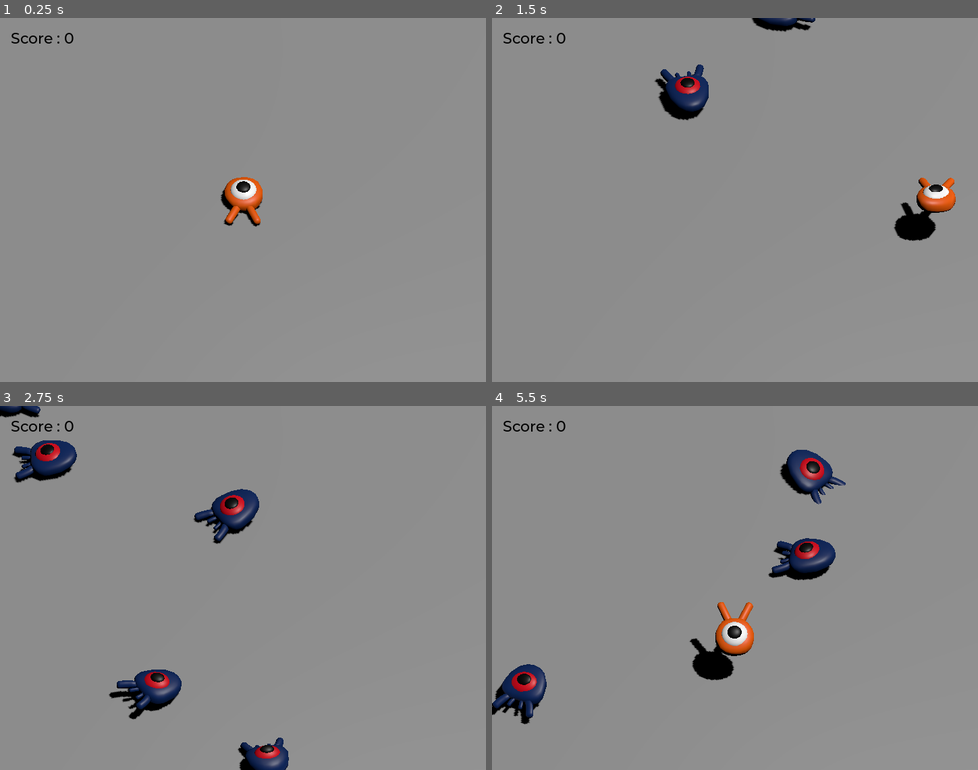
Above: before the commit, frames 1-4 (two rows, left to right).
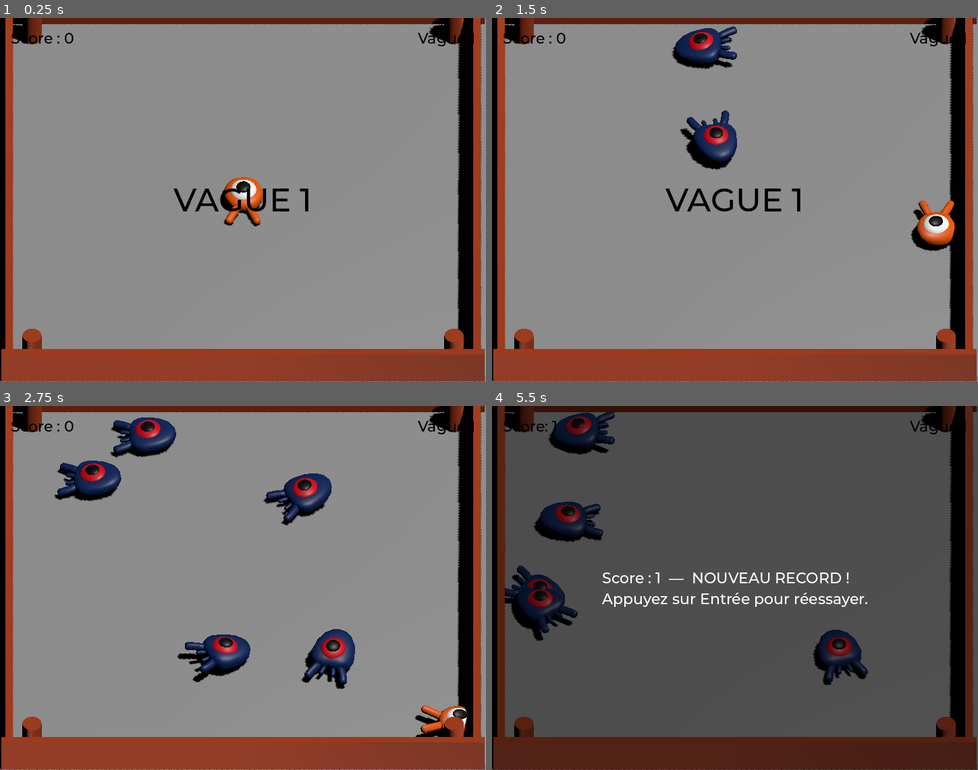
Above: after the commit, the same moments.

Repository: Noahcnci/serious-game-vr-ci3
Game: Godot game, scene res://main.tscn
The game is run twice, just before and just after one commit, with the same random seed, the same clock (stepped at 60 frames per second) and the same inputs.
Inputs:
- Up to frame 1 (0.25 s): no input
- Up to frame 2 (1.5 s): tap Enter (ui_accept) at 0.5 s; hold Right (move_right) 0.53-1.28 s; tap Space (jump) at 0.6, 0.77, 1.07, 1.35 s; hold Down (move_back) from 1.28 s (still down)
- Up to frame 3 (2.75 s): tap Space (jump) at 1.52, 1.82, 2.1 s; release Down (move_back) at 2.03 s; hold Right (move_right) from 2.03 s (still down)
- Up to frame 4 (5.5 s): release Right (move_right) at 2.78 s; hold Up (move_forward) 2.78-3.53 s; tap Space (jump) at 2.85, 3.02, 3.32, 3.6, 3.77, 4.07, 4.35, 4.52, 4.82, 5.1 s; hold Left (move_left) 3.53-5.03 s; hold Down (move_back) from 5.03 s (still down)

The runs differ from the first frame. In frame 1, 19% of the frame differs, in the area x 0-100%, y 0-100%; in frame 2, 24%; in frame 3, 28%; in frame 4, 100%.

Commit message:
Systeme de vagues, boss et arene fermee
- vagues a effectif defini (4+2N mobs, timer stoppe a epuisement)
- dernier survivant : vitesse x1.5 + banniere DERNIER MOB !
- boss 1 vague sur 2 : HP 3, invulnerabilite 0.6s, echelle x2.2, +5 pts
- score : add_score(), boss multi-points
- arene fermee : rebond des mobs sur les murs + reorientation,
  joueur confine, murs visuels orange, spawn path resserre
- saut retune : impulsion 14, mobs au sol, ecrasement tolerant
- test_smoke : scenarios C (transition vague boss), D (HP boss), E (arene)

Diff:
--- a/main.gd
+++ b/main.gd
@@ -2,34 +2,135 @@
 
 @export var mob_scene: PackedScene
 
+const SAVE_PATH := "user://save.cfg"
+
+var wave := 0
+var _mobs_to_spawn := 0 # nombre de spawns restants dans la vague courante
+var _mobs_alive := 0 # nombre de mobs encore en vie
+var _is_boss_wave := false
+var _boss_spawned := false
+var _announce_id := 0
+
 
 func _ready():
 	$UserInterface/Retry.hide()
+	$UserInterface/WaveBanner.hide()
+	_start_wave()
+
+
+func _start_wave() -> void:
+	# Ne pas relancer de vague si le joueur est mort entre-temps.
+	if not is_inside_tree() or $UserInterface/Retry.visible:
+		return
+	wave += 1
+	_is_boss_wave = wave % 2 == 0
+	_boss_spawned = false
+	_mobs_alive = 0
+	if _is_boss_wave:
+		_mobs_to_spawn = 3 # 1 boss + 2 sbires
+	else:
+		_mobs_to_spawn = 4 + wave * 2
+
+	var label := "Vague %d" % wave
+	var banner := "VAGUE %d" % wave
+	if _is_boss_wave:
+		label += " [BOSS]"
+		banner += " — BOSS !"
+	$UserInterface/WaveLabel.text = label
+	_announce(banner, 1.5)
+
+	$MobTimer.wait_time = maxf(0.15, 0.5 - (wave - 1) * 0.04)
+	$MobTimer.start()
+
+
+func _announce(text: String, duration: float) -> void:
+	_announce_id += 1
+	var id := _announce_id
+	$UserInterface/WaveBanner.text = text
+	$UserInterface/WaveBanner.show()
+	await get_tree().create_timer(duration).timeout
+	if id == _announce_id:
+		$UserInterface/WaveBanner.hide()
 
 
 func _on_mob_timer_timeout():
-	# Create a new instance of the Mob scene.
+	# Effectif defini : on ne spawn plus quand le quota est epuise.
+	if _mobs_to_spawn <= 0:
+		$MobTimer.stop()
+		return
+	_mobs_to_spawn -= 1
+
 	var mob = mob_scene.instantiate()
 
+	# Un boss par vague de boss : c'est le premier spawn de la vague.
+	var is_boss_spawn := _is_boss_wave and not _boss_spawned
+	if is_boss_spawn:
+		_boss_spawned = true
+		mob.is_boss = true
+		mob.hp = 3
+		mob.min_speed = 8.0
+		mob.max_speed = 12.0
+	else:
+		mob.min_speed = 10.0 + wave
+		mob.max_speed = 18.0 + wave * 1.5
+
 	# Choose a random location on the SpawnPath.
-	# We store the reference to the SpawnLocation node.
 	var mob_spawn_location = get_node("SpawnPath/SpawnLocation")
-	# And give it a random offset.
 	mob_spawn_location.progress_ratio = randf()
 
 	var player_position = $Player.position
 	mob.initialize(mob_spawn_location.position, player_position)
 
-	# Spawn the mob by adding it to the Main scene.
 	add_child(mob)
+	_mobs_alive += 1
+	mob.squashed.connect(_on_mob_squashed.bind(mob))
 
-	# We connect the mob to the score label to update the score upon
-	# squashing one.
-	mob.squashed.connect($UserInterface/ScoreLabel._on_mob_squashed.bind())
+	if is_boss_spawn:
+		mob.scale = Vector3.ONE * 2.2
+
+	if _mobs_to_spawn <= 0:
+		$MobTimer.stop()
+
+
+func _on_mob_squashed(mob):
+	if mob != null and mob.is_boss:
+		$UserInterface/ScoreLabel.add_score(5)
+	else:
+		$UserInterface/ScoreLabel._on_mob_squashed()
+	_mobs_alive -= 1
+
+	# Dernier survivant de la vague : plus rapide et annonce.
+	if _mobs_alive == 1:
+		_highlight_last_mob()
+
+	if _mobs_alive <= 0:
+		$MobTimer.stop()
+		_announce("VAGUE SUIVANTE...", 2.0)
+		get_tree().create_timer(2.0).timeout.connect(_start_wave)
+
+
+func _highlight_last_mob() -> void:
+	var remaining := get_tree().get_nodes_in_group("mob")
+	if remaining.is_empty():
+		return
+	var last = remaining[0]
+	last.min_speed *= 1.5
+	last.max_speed *= 1.5
+	last.velocity *= 1.5
+	_announce("DERNIER MOB !", 1.2)
 
 
 func _on_player_hit():
 	$MobTimer.stop()
+	var score: int = $UserInterface/ScoreLabel.score
+	var best: int = _load_best()
+	var msg := "Score : %d" % score
+	if score > best:
+		_save_best(score)
+		msg += "  —  NOUVEAU RECORD !"
+	else:
+		msg += "  —  Record : %d" % best
+	$UserInterface/Retry/Label.text = msg + "\nAppuyez sur Entrée pour réessayer."
 	$UserInterface/Retry.show()
 
 
@@ -37,3 +138,16 @@
 	if event.is_action_pressed("ui_accept") and $UserInterface/Retry.visible:
 		# This restarts the current scene.
 		get_tree().reload_current_scene()
+
+
+func _load_best() -> int:
+	var cfg := ConfigFile.new()
+	if cfg.load(SAVE_PATH) == OK:
+		return int(cfg.get_value("game", "best", 0))
+	return 0
+
+
+func _save_best(value: int) -> void:
+	var cfg := ConfigFile.new()
+	cfg.set_value("game", "best", value)
+	cfg.save(SAVE_PATH)
--- a/main.tscn
+++ b/main.tscn
@@ -20,9 +20,13 @@
 radial_segments = 24
 rings = 1
 
+[sub_resource type="BoxMesh" id="BoxMesh_wall"]
+material = SubResource("StandardMaterial3D_cylinder")
+size = Vector3(1, 2, 1)
+
 [sub_resource type="Curve3D" id="Curve3D_spawn"]
 _data = {
-"points": PackedVector3Array(0, 0, 0, 0, 0, 0, 14, 0, -15, 0, 0, 0, 0, 0, 0, -13, 0, -15, 0, 0, 0, 0, 0, 0, -13, 0, 16, 0, 0, 0, 0, 0, 0, 14, 0, 16, 0, 0, 0, 0, 0, 0, 14, 0, -15),
+"points": PackedVector3Array(0, 0, 0, 0, 0, 0, 11, 0, -12, 0, 0, 0, 0, 0, 0, -11, 0, -12, 0, 0, 0, 0, 0, 0, -11, 0, 12, 0, 0, 0, 0, 0, 0, 11, 0, 12, 0, 0, 0, 0, 0, 0, 11, 0, -12),
 "tilts": PackedFloat32Array(0, 0, 0, 0, 0)
 }
 point_count = 5
@@ -64,23 +68,40 @@
 [node name="Cylinders" type="Node3D" parent="."]
 
 [node name="MeshInstance3D" type="MeshInstance3D" parent="Cylinders"]
-transform = Transform3D(1, 0, 0, 0, 1, 0, 0, 0, 1, 14, 1, -15)
+transform = Transform3D(1, 0, 0, 0, 1, 0, 0, 0, 1, 11, 1, -12)
 mesh = SubResource("CylinderMesh_1")
 
 [node name="MeshInstance3D2" type="MeshInstance3D" parent="Cylinders"]
-transform = Transform3D(1, 0, 0, 0, 1, 0, 0, 0, 1, -13, 1, -15)
+transform = Transform3D(1, 0, 0, 0, 1, 0, 0, 0, 1, -11, 1, -12)
 mesh = SubResource("CylinderMesh_1")
 
 [node name="MeshInstance3D3" type="MeshInstance3D" parent="Cylinders"]
-transform = Transform3D(1, 0, 0, 0, 1, 0, 0, 0, 1, -13, 1, 16)
+transform = Transform3D(1, 0, 0, 0, 1, 0, 0, 0, 1, -11, 1, 12)
 mesh = SubResource("CylinderMesh_1")
 
 [node name="MeshInstance3D4" type="MeshInstance3D" parent="Cylinders"]
-transform = Transform3D(1, 0, 0, 0, 1, 0, 0, 0, 1, 14, 1, 16)
+transform = Transform3D(1, 0, 0, 0, 1, 0, 0, 0, 1, 11, 1, 12)
 mesh = SubResource("CylinderMesh_1")
 
+[node name="Walls" type="Node3D" parent="."]
+
+[node name="North" type="MeshInstance3D" parent="Walls"]
+transform = Transform3D(25.2, 0, 0, 0, 1, 0, 0, 0, 0.4, 0, 1, -13.2)
+mesh = SubResource("BoxMesh_wall")
+
+[node name="South" type="MeshInstance3D" parent="Walls"]
+transform = Transform3D(25.2, 0, 0, 0, 1, 0, 0, 0, 0.4, 0, 1, 13.2)
+mesh = SubResource("BoxMesh_wall")
+
+[node name="West" type="MeshInstance3D" parent="Walls"]
+transform = Transform3D(0.4, 0, 0, 0, 1, 0, 0, 0, 26.8, -12.2, 1, 0)
+mesh = SubResource("BoxMesh_wall")
+
+[node name="East" type="MeshInstance3D" parent="Walls"]
+transform = Transform3D(0.4, 0, 0, 0, 1, 0, 0, 0, 26.8, 12.2, 1, 0)
+mesh = SubResource("BoxMesh_wall")
+
 [node name="SpawnPath" type="Path3D" parent="."]
-transform = Transform3D(1, 0, 0, 0, 1, 0, 0, 0, 1, 0, 1, 0)
 curve = SubResource("Curve3D_spawn")
 
 [node name="SpawnLocation" type="PathFollow3D" parent="SpawnPath"]
@@ -90,7 +111,6 @@
 
 [node name="MobTimer" type="Timer" parent="."]
 wait_time = 0.5
-autostart = true
 
 [node name="UserInterface" type="Control" parent="."]
 layout_mode = 3
@@ -110,6 +130,35 @@
 theme_override_colors/font_color = Color(0, 0, 0, 1)
 text = "Score : 0"
 script = ExtResource("5")
+
+[node name="WaveLabel" type="Label" parent="UserInterface"]
+layout_mode = 0
+offset_left = 580.0
+offset_top = 16.0
+offset_right = 704.0
+offset_bottom = 42.0
+theme_override_colors/font_color = Color(0, 0, 0, 1)
+text = "Vague 1"
+horizontal_alignment = 2
+
+[node name="WaveBanner" type="Label" parent="UserInterface"]
+visible = false
+layout_mode = 1
+anchors_preset = 8
+anchor_left = 0.5
+anchor_top = 0.5
+anchor_right = 0.5
+anchor_bottom = 0.5
+offset_left = -200.0
+offset_top = -30.0
+offset_right = 200.0
+offset_bottom = 30.0
+grow_horizontal = 2
+grow_vertical = 2
+theme_override_colors/font_color = Color(0, 0, 0, 1)
+theme_override_font_sizes/font_size = 48
+text = "VAGUE 1"
+horizontal_alignment = 1
 
 [node name="Retry" type="ColorRect" parent="UserInterface"]
 visible = false
--- a/mob.gd
+++ b/mob.gd
@@ -4,13 +4,51 @@
 @export var min_speed = 10.0
 # Maximum speed of the mob in meters per second.
 @export var max_speed = 18.0
+# Number of stomps to kill this mob (bosses > 1).
+@export var hp := 1
+# Bosses are bigger, tankier and worth more points.
+var is_boss := false
 
 # Emitted when the player jumped on the mob.
 signal squashed
 
+# Limites de l'arene (le centre du mob y reste confine).
+const ARENA_X := 12.0
+const ARENA_Z := 13.0
+
+var _squashed := false
+var _invulnerable := false
+
 
 func _physics_process(_delta):
 	move_and_slide()
+	_clamp_to_arena()
+
+
+func _clamp_to_arena() -> void:
+	# Les mobs rebondissent sur les murs de l'arene au lieu de sortir.
+	var hx := 0.68 * scale.x
+	var hz := 1.1 * scale.z
+	var bounced := false
+	if position.x > ARENA_X - hx:
+		position.x = ARENA_X - hx
+		velocity.x = -absf(velocity.x)
+		bounced = true
+	elif position.x < -ARENA_X + hx:
+		position.x = -ARENA_X + hx
+		velocity.x = absf(velocity.x)
+		bounced = true
+	if position.z > ARENA_Z - hz:
+		position.z = ARENA_Z - hz
+		velocity.z = -absf(velocity.z)
+		bounced = true
+	elif position.z < -ARENA_Z + hz:
+		position.z = -ARENA_Z + hz
+		velocity.z = absf(velocity.z)
+		bounced = true
+	if bounced:
+		# Se recaler dans la direction du mouvement (fin du moonwalk).
+		rotation.y = atan2(-velocity.x, -velocity.z)
 
 
 # This function will be called from the Main scene.
@@ -34,8 +72,27 @@
 
 
 func squash():
-	squashed.emit()
-	queue_free() # Destroy this node.
+	# Garde anti double appel sur un meme stomp (score/signal en double).
+	if _invulnerable or _squashed:
+		return
+	if hp <= 1:
+		_squashed = true
+		squashed.emit()
+		queue_free() # Destroy this node.
+		return
+
+	# Boss : encaisse le coup mais survit, bref moment d'invulnerabilite.
+	hp -= 1
+	_invulnerable = true
+	var pivot: Node3D = $Pivot
+	var tween := create_tween()
+	tween.tween_property(pivot, "scale", Vector3(1.35, 0.65, 1.35), 0.08)
+	tween.tween_property(pivot, "scale", Vector3.ONE, 0.18)
+	get_tree().create_timer(0.6, true, false, true).timeout.connect(_end_invulnerability)
+
+
+func _end_invulnerability() -> void:
+	_invulnerable = false
 
 
 func _on_visible_on_screen_notifier_3d_screen_exited():
--- a/player.gd
+++ b/player.gd
@@ -7,12 +7,16 @@
 # The downward acceleration while in the air, in meters per second squared.
 @export var fall_acceleration = 75
 # Vertical impulse applied to the character upon jumping in meters per second.
-@export var jump_impulse = 20
+@export var jump_impulse = 14
 # Vertical impulse applied to the character upon bouncing over a mob
 # in meters per second.
-@export var bounce_impulse = 16
+@export var bounce_impulse = 14
 
 var target_velocity = Vector3.ZERO
+
+# Limites de l'arene (memes constantes que mob.gd).
+const _ARENA_X := 12.0
+const _ARENA_Z := 13.0
 
 
 func _physics_process(delta):
@@ -66,8 +70,11 @@
 		# If the collider is with a mob.
 		if collision.get_collider().is_in_group("mob"):
 			var mob = collision.get_collider()
-			# We check that we are hitting it from above.
-			if Vector3.UP.dot(collision.get_normal()) > 0.1:
+			# Ecrasement tolerant : soit on touche le dessus du mob (normale
+			# vers le haut), soit on est au-dessus de lui et on descend.
+			var above: bool = global_position.y > mob.global_position.y + 0.2
+			var downward: bool = target_velocity.y <= 0.0
+			if Vector3.UP.dot(collision.get_normal()) > 0.1 or (above and downward):
 				# If so, we squash it and bounce.
 				mob.squash()
 				target_velocity.y = bounce_impulse
@@ -77,6 +84,10 @@
 	# Moving the Character.
 	velocity = target_velocity
 	move_and_slide()
+
+	# Confinement dans l'arene (rayon de la sphere de collision).
+	position.x = clampf(position.x, -_ARENA_X + 0.79, _ARENA_X - 0.79)
+	position.z = clampf(position.z, -_ARENA_Z + 0.79, _ARENA_Z - 0.79)
 
 	# Make the character arc when jumping.
 	$Pivot.rotation.x = PI / 6 * velocity.y / jump_impulse
--- a/score_label.gd
+++ b/score_label.gd
@@ -4,5 +4,9 @@
 
 
 func _on_mob_squashed():
-	score += 1
+	add_score(1)
+
+
+func add_score(points: int) -> void:
+	score += points
 	text = "Score: %s" % score
--- a/test_smoke.gd
+++ b/test_smoke.gd
@@ -16,7 +16,7 @@
 	var mob_a = mob_scene.instantiate()
 	# Comme dans main.gd : initialize() AVANT add_child, pour que le corps
 	# physique s'enregistre à la bonne position. Tir droit déterministe.
-	mob_a.initialize(Vector3(0, 1, -6), Vector3.ZERO)
+	mob_a.initialize(Vector3(0, 0, -6), Vector3.ZERO)
 	mob_a.velocity = Vector3(0, 0, 12)
 	main_a.add_child(mob_a)
 
@@ -25,7 +25,10 @@
 	var player_dead = not main_a.has_node("Player")
 	var retry_visible = main_a.get_node("UserInterface/Retry").visible
 	var timer_stopped = main_a.get_node("MobTimer").is_stopped()
-	print("TEST_A player_dead=%s retry_visible=%s timer_stopped=%s" % [player_dead, retry_visible, timer_stopped])
+	var label_ok = "Score" in main_a.get_node("UserInterface/Retry/Label").text
+	var time_ok = Engine.time_scale == 1.0
+	var wave_ok = main_a.get_node("UserInterface/WaveLabel").text == "Vague 1"
+	print("TEST_A player_dead=%s retry_visible=%s timer_stopped=%s label_ok=%s wave_label=%s" % [player_dead, retry_visible, timer_stopped, label_ok, wave_ok])
 
 	main_a.queue_free()
 	await process_frame
@@ -34,6 +37,9 @@
 	var main_b: Node = (load("res://main.tscn") as PackedScene).instantiate()
 	root.add_child(main_b)
 	await process_frame
+	# Isolation : aucun spawn automatique pour ce scenario.
+	main_b._mobs_to_spawn = 0
+	main_b.get_node("MobTimer").stop()
 
 	var score_label = main_b.get_node("UserInterface/ScoreLabel")
 	var player = main_b.get_node("Player")
@@ -52,9 +58,101 @@
 	var score_ok = score_label.text == "Score: 1"
 	var mob_freed = not is_instance_valid(mob_b) or mob_b.is_queued_for_deletion()
 	var player_alive = main_b.has_node("Player")
-	var anim_ok = anim.is_playing() and anim.current_animation == "float"
-	print("TEST_B score_ok=%s (\"%s\") mob_freed=%s player_alive=%s anim_float_playing=%s" % [
-		score_ok, score_label.text, mob_freed, player_alive, anim_ok
+	var anim_ok = is_instance_valid(anim) and anim.is_playing() and anim.current_animation == "float"
+	var time_ok_b = Engine.time_scale == 1.0
+	print("TEST_B score_ok=%s (\"%s\") mob_freed=%s player_alive=%s anim_float_playing=%s time_scale_restored=%s" % [
+		score_ok, score_label.text, mob_freed, player_alive, anim_ok, time_ok_b
+	])
+
+	main_b.queue_free()
+	await process_frame
+
+	# ---------- Scénario C : effectif defini + transition vers vague boss ----------
+	var main_c: Node = (load("res://main.tscn") as PackedScene).instantiate()
+	root.add_child(main_c)
+	await process_frame
+
+	# Une seule creature cette vague : apres son ecrasement, la vague 2 (BOSS)
+	# doit demarrer, puis le timer doit spawn le boss.
+	main_c._mobs_to_spawn = 1
+
+	var mob_c = null
+	for i in range(120): # ~2 s
+		await physics_frame
+		var list := get_nodes_in_group("mob")
+		if list.size() > 0:
+			mob_c = list[0]
+			break
+
+	if mob_c != null:
+		mob_c.velocity = Vector3.ZERO # immobilise la cible avant le stomp
+		main_c.get_node("Player").global_position = mob_c.global_position + Vector3(0, 3, 0)
+
+	var wave2_ok := false
+	for i in range(300): # ~5 s
+		await physics_frame
+		if main_c.get_node("UserInterface/WaveLabel").text.begins_with("Vague 2"):
+			wave2_ok = true
+			break
+
+	var boss_ok := false
+	for i in range(300): # ~5 s
+		await physics_frame
+		for m in get_nodes_in_group("mob"):
+			if m.is_boss and m.hp == 3 and m.scale.x > 2.0:
+				boss_ok = true
+				break
+		if boss_ok:
+			break
+
+	print("TEST_C wave2_boss_reached=%s boss_spawned=%s" % [wave2_ok, boss_ok])
+
+	main_c.queue_free()
+	await process_frame
+
+	# ---------- Scénario D : mecanique de HP du boss (unitaire) ----------
+	var boss = mob_scene.instantiate()
+	boss.hp = 3
+	root.add_child(boss)
+	var counter := {"n": 0} # les lambdas ne propagent pas les entiers modifies
+	boss.squashed.connect(func(): counter.n += 1)
+
+	boss.squash()
+	var hp_after_1: int = boss.hp
+	boss._invulnerable = false # bypass du delai pour le test
+	boss.squash()
+	var hp_after_2: int = boss.hp
+	boss._invulnerable = false
+	boss.squash()
+	await process_frame
+	var boss_dead := not is_instance_valid(boss)
+	print("TEST_D hp_after_1=%d hp_after_2=%d boss_dead=%s squashed_signals=%d" % [
+		hp_after_1, hp_after_2, boss_dead, counter.n
+	])
+
+	# ---------- Scénario E : arene fermee ----------
+	# Mob lance plein sud : doit rebondir sur le mur et revenir vers le nord.
+	var mob_e = mob_scene.instantiate()
+	mob_e.position = Vector3.ZERO
+	mob_e.velocity = Vector3(0, 0, 10)
+	root.add_child(mob_e)
+	await create_timer(1.5).timeout
+	var mob_bounced: bool = mob_e.velocity.z < 0.0 and mob_e.position.z <= 12.0
+	var mob_confined: bool = mob_e.position.z >= -12.0 and absf(mob_e.position.x) <= 12.0
+
+	# Joueur teleporte hors de l'arene : doit etre reclampe a l'interieur.
+	var main_e: Node = (load("res://main.tscn") as PackedScene).instantiate()
+	root.add_child(main_e)
+	await process_frame
+	main_e._mobs_to_spawn = 0
+	main_e.get_node("MobTimer").stop()
+	var player_e = main_e.get_node("Player")
+	player_e.global_position = Vector3(50, 0, 0)
+	await physics_frame
+	await physics_frame
+	var player_clamped: bool = absf(player_e.global_position.x) <= 12.0 - 0.79 + 0.05
+	print("TEST_E mob_bounced=%s mob_confined=%s player_clamped=%s" % [
+		mob_bounced, mob_confined, player_clamped
 	])
 
 	quit(0)
